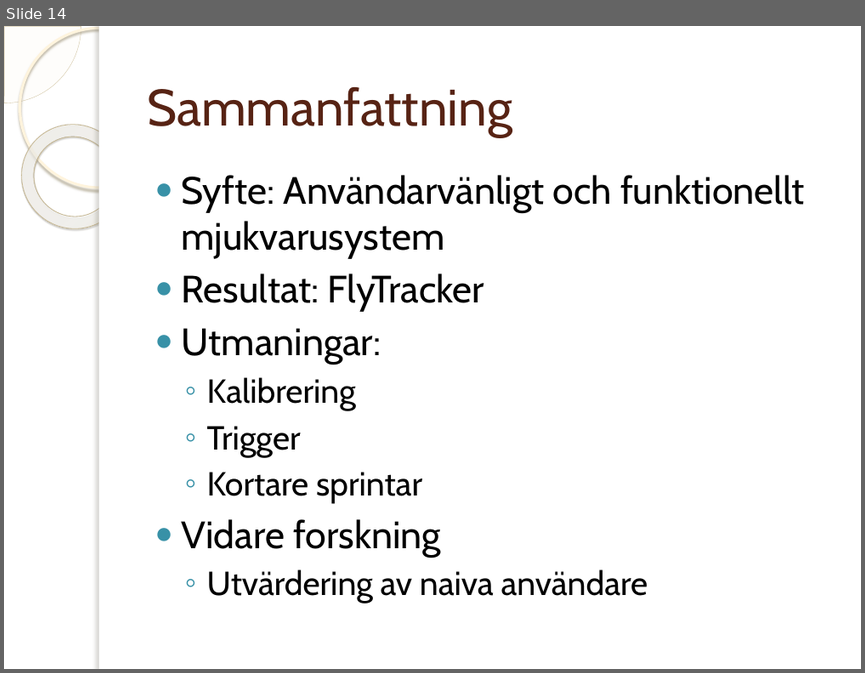
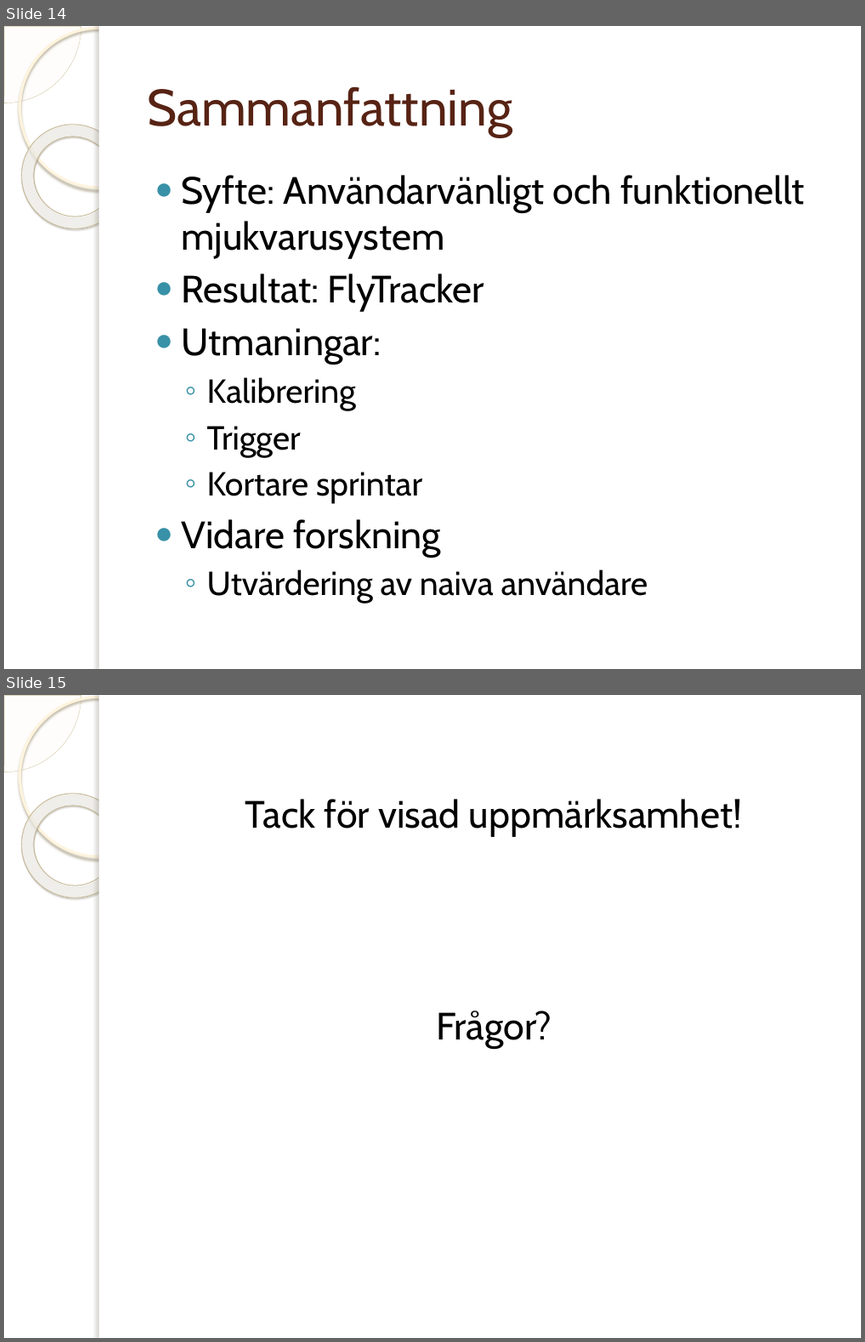
Before and after one commit to jakelamotta/master_thesis, a slide deck: presentations/presentation_swe.pptx. Shown one above the other, each under a label of ours: slide 14 before the commit, slides 14 and 15 after it. The pictures are 865x673 and 865x1342 pixels, drawn with LibreOffice and Linux fonts; fonts in the diff are those of the drawing; background and template pictures are left out. Boxes give left, top, right and bottom in pixels: in the first picture for what was removed or moved away, otherwise in the second. Text is boxed around its words. In the diff, an @@ line names an element or a change of style, - is before the commit and + after.

```diff
--- a/presentations/presentation_swe.pptx
+++ b/presentations/presentation_swe.pptx
@@ slide 15 added at [4, 695, 861, 1338], background picture (left out); not listed: 5 template elements that a slide beside it also shows @@
@@ text added at [245, 799, 742, 1048], 32 pt, text #000000 @@
+Tack för visad uppmärksamhet!
+Frågor?
```
Also in this commit, not shown: 4 slides changed, 1 slide removed, 2 other files.
